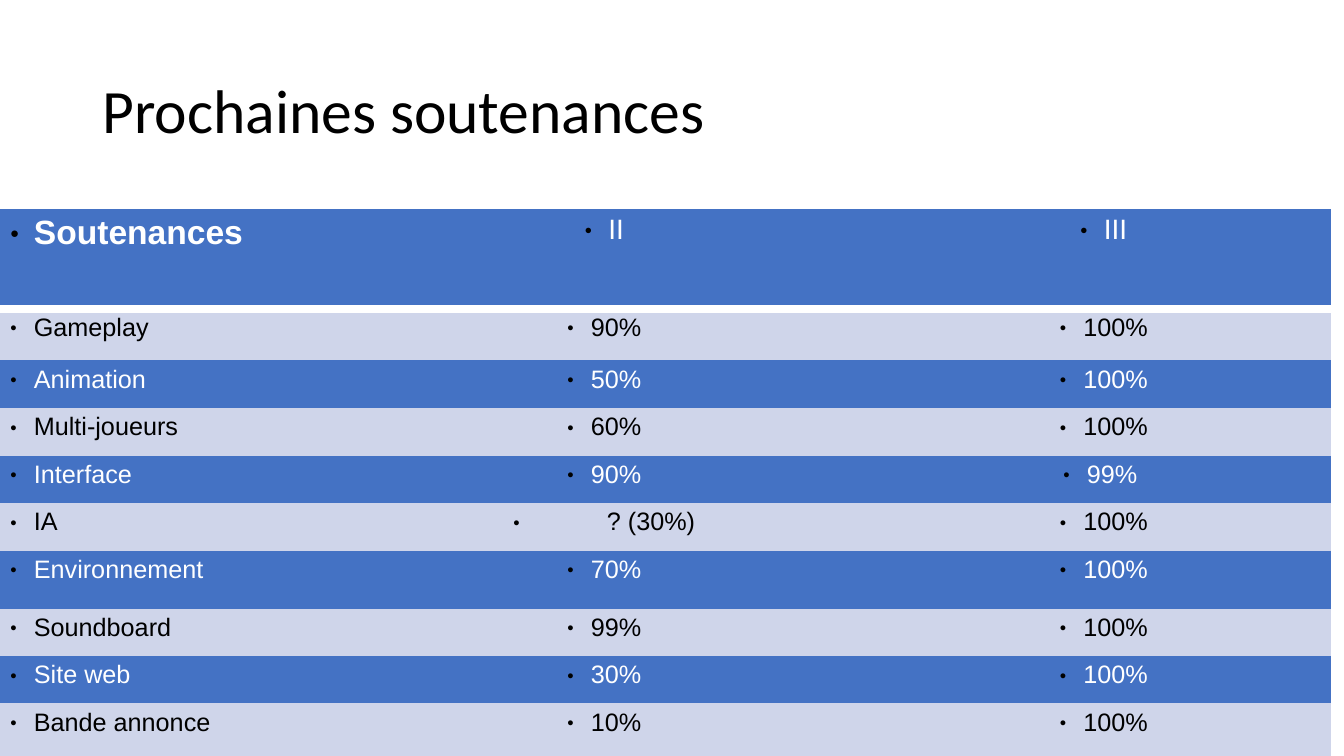
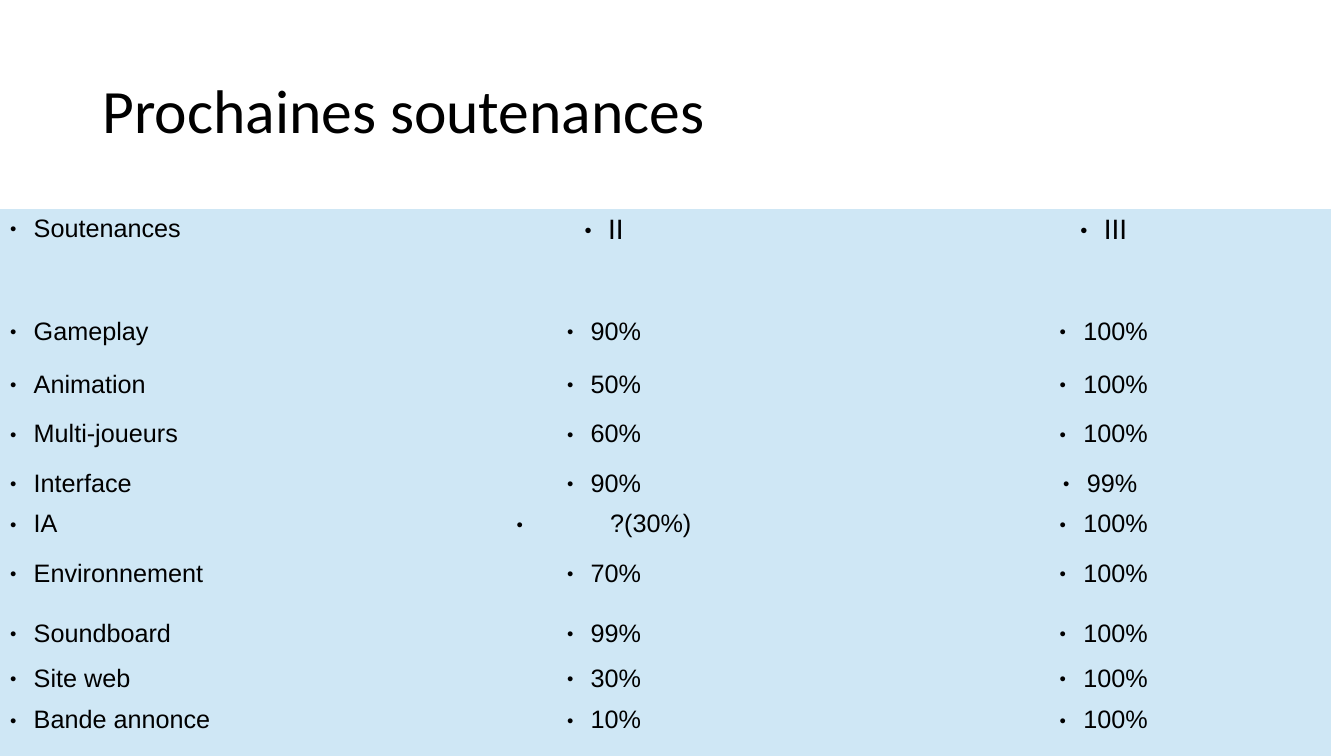
Before and after one commit to AlexandrEpita/Bizarre-Chess-Adventure, a slide deck: slide 9 of diapo soutenance.odp. Drawn at 1344x756 pixels with LibreOffice and Linux fonts; fonts in the diff are those of the drawing. Boxes give left, top, right and bottom in pixels: in the first picture for what was removed or moved away, otherwise in the second. Text is boxed around its words. In the diff, an @@ line names an element or a change of style, - is before the commit and + after.

```diff
--- a/diapo soutenance.odp
+++ b/diapo soutenance.odp
@@ table at (0,210,1332,756) @@
-row 6, column 3: ? (30%)
+row 6, column 3: ?(30%)
@@ fill #4472C4 to #CFE7F5 in 20 cells @@
@@ fill #CFD5EA to #CFE7F5 in 20 cells @@
@@ size 24 to 18 pt, bold off in "Soutenances" @@
@@ text colour #FFFFFF to #000000 in "Soutenances", "II", "III", "Animation" and 11 more places @@
@@ borders changed @@
```
Also in this commit, not shown: 6 other slides changed, 1 other file.
